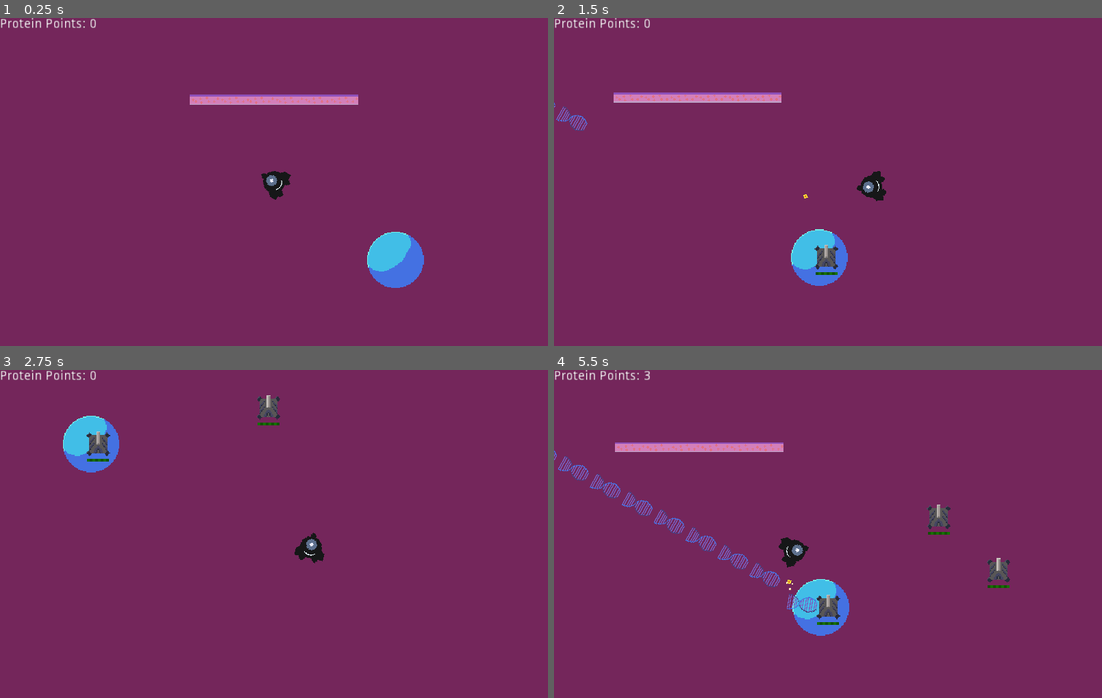
Above: before the commit, frames 1-4 (two rows, left to right).
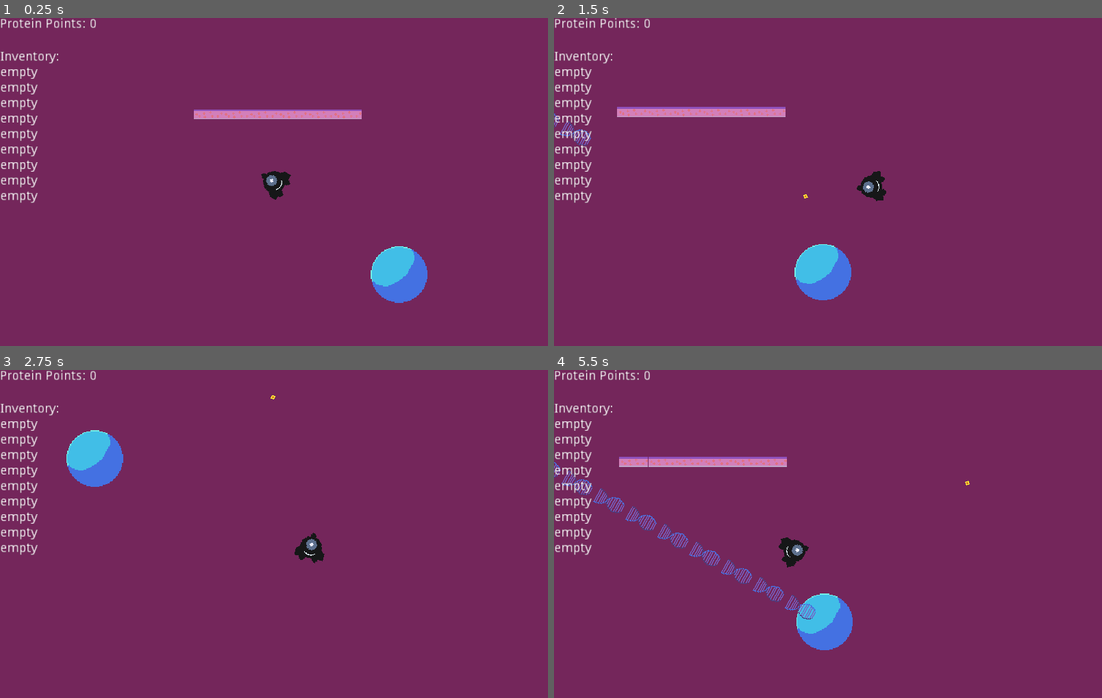
Above: after the commit, the same moments.

Repository: mrbenshef/CellDefence
Game: Godot game, scene res://World.tscn
Two runs of this game, one before a commit and one after it. Both use one fixed random seed, a clock stepped at 60 frames per second and the inputs below.
Inputs (mouse positions are in pixels of both pictures, inside the frame that each line leads up to):
- Up to frame 1 (0.25 s): no input
- Up to frame 2 (1.5 s): move the mouse to (948, 260) at 0.52 s; hold D (right) 0.53-1.28 s; tap 1 (item_1) at 0.6 s; click (948, 260) at 0.8 s; move the mouse to (718, 198) at 1.27 s; hold S (down) from 1.28 s (still down); click (718, 198) at 1.35 s
- Up to frame 3 (2.75 s): tap 1 (item_1) at 1.55 s; move the mouse to (328, 461) at 2.02 s; release S (down) at 2.03 s; hold D (right) from 2.03 s (still down); tap E (interact) at 2.1 s; click (328, 461) at 2.3 s
- Up to frame 4 (5.5 s): move the mouse to (800, 599) at 2.77 s; release D (right) at 2.78 s; hold W (up) 2.78-3.53 s; tap 1 (item_1) at 2.85, 4.35 s; move the mouse to (992, 583) at 3.52 s; hold A (left) 3.53-5.03 s; click (992, 583) at 3.6 s; move the mouse to (663, 484) at 4.27 s; move the mouse to (855, 534) at 5.02 s; hold S (down) from 5.03 s (still down); click (855, 534) at 5.1 s

The runs differ from the first frame. In frame 1, 4.1% of the frame differs, in the area x 0-78%, y 10-87%; in frame 2, 4.5%; in frame 3, 2.7%; in frame 4, 6.2%, in the area x 0-84%, y 0-86%.

Commit message:
feat: inventory system

Diff:
--- a/HUD.gd
+++ b/HUD.gd
@@ -16,3 +16,10 @@
 
 func _on_HealButton_pressed():
 	emit_signal("nucleaus_store_heal")
+
+
+func _on_Player_inventory_update(inventory):
+	var inventory_string : String = "Inventory:"
+	for i in range(inventory.size()):
+		inventory_string += "\n" + inventory[i]
+	$InventoryLabel.text = inventory_string
--- a/HUD.tscn
+++ b/HUD.tscn
@@ -14,6 +14,15 @@
 "_edit_use_anchors_": false
 }
 
+[node name="InventoryLabel" type="Label" parent="."]
+margin_top = 36.0
+margin_right = 106.0
+margin_bottom = 360.0
+text = "Inventory:"
+__meta__ = {
+"_edit_use_anchors_": false
+}
+
 [node name="NucleausHUD" parent="." instance=ExtResource( 2 )]
 [connection signal="pressed" from="NucleausHUD/HealButton" to="." method="_on_HealButton_pressed"]
 
--- a/Player.gd
+++ b/Player.gd
@@ -3,6 +3,7 @@
 signal shoot_bullet
 signal protein_pickup
 signal place_turret
+signal inventory_update
 
 enum {
 	FLYING
@@ -24,7 +25,63 @@
 var state = FLYING
 var velocity : Vector2 = Vector2.ZERO
 var input_enabled : bool = true
+
 var held_item = null
+var held_item_idx : int = -1
+var inventory : Array = []
+
+func _ready():
+	for _i in range(9):
+		inventory.append("empty")
+	emit_signal("inventory_update", inventory)
+
+func add_to_inventory(item):
+	for i in range(inventory.size()):
+		if inventory[i] != "empty":
+			continue
+
+		# Found an empty slot, insert
+		inventory[i] = item
+		emit_signal("inventory_update", inventory)
+		return true
+	# No empty slots :(
+	return false
+
+func remove_from_inventory(idx):
+	if idx >= 0 && idx <= 9:
+		inventory[idx] = "empty"
+		emit_signal("inventory_update", inventory)
+		return true
+	return false
+
+func set_held_item(idx):
+	# Remove previosly held item
+	if held_item != null:
+		held_item.queue_free()
+
+	# Switch to empty, return to flying state
+	if inventory[idx] == "empty":
+		held_item = null
+		held_item_idx = -1
+		state = FLYING
+		return
+
+	# Fade sprite
+	var sprite : Sprite = Sprite.new()
+	sprite.texture = TurretTexture
+	sprite.modulate = Color(1.0, 1.0, 1.0, 0.5)
+
+	# Set to cursor position
+	var node : Node2D = Node2D.new()
+	node.position = get_local_mouse_position()
+
+	node.add_child(sprite)
+	add_child(node)
+
+	# move to PLACING mode
+	held_item = node
+	held_item_idx = idx
+	state = PLACING
 
 func _process(delta):
 	if !input_enabled:
@@ -38,16 +95,12 @@
 		(held_item as Node2D).global_rotation = 0
 
 	# Select inventory item
-	if Input.is_action_just_pressed("item_1"):
-		var sprite : Sprite = Sprite.new()
-		sprite.texture = TurretTexture
-		sprite.modulate = Color(1.0, 1.0, 1.0, 0.5)
-		var node : Node2D = Node2D.new()
-		node.position = mouse_pos
-		node.add_child(sprite)
-		add_child(node)
-		held_item = node
-		state = PLACING
+	for i in range(9):
+		if Input.is_action_just_pressed("item_" + str(i + 1)):
+			set_held_item(i)
+			# if two buttons where pressed at the same time,
+			# we select the lowest
+			break
 
 	# Shoot/place item
 	if Input.is_action_just_pressed("shoot"):
@@ -59,8 +112,11 @@
 					return
 				print("placing turret")
 				emit_signal("place_turret", get_global_mouse_position(), 0)
+				remove_from_inventory(held_item_idx)
 				held_item.queue_free()
 				held_item = null
+				held_item_idx = -1
+
 				state = FLYING
 
 func _physics_process(delta):
--- a/World.gd
+++ b/World.gd
@@ -42,7 +42,8 @@
 
 func _on_HUD_nucleaus_store_heal():
 	if protein >= 40:
-		update_protein(protein - 40)
+		if $Player.add_to_inventory("turret"):
+			update_protein(protein - 40)
 
 func _on_Player_place_turret(pos, rot):
 	var turret = TURRET.instance()
--- a/World.tscn
+++ b/World.tscn
@@ -16,7 +16,7 @@
 TURRET = ExtResource( 8 )
 
 [node name="Player" parent="." instance=ExtResource( 2 )]
-position = Vector2( 304, 196 )
+position = Vector2( 300, 180 )
 
 [node name="Walls" type="Node2D" parent="."]
 
@@ -49,6 +49,7 @@
 position = Vector2( 437.078, 281.406 )
 
 [node name="HUD" parent="." instance=ExtResource( 7 )]
+[connection signal="inventory_update" from="Player" to="HUD" method="_on_Player_inventory_update"]
 [connection signal="place_turret" from="Player" to="." method="_on_Player_place_turret"]
 [connection signal="protein_pickup" from="Player" to="." method="_on_Player_protein_pickup"]
 [connection signal="shoot_bullet" from="Player" to="." method="_on_Player_shoot_bullet"]
Not shown, changed: TODO.md
